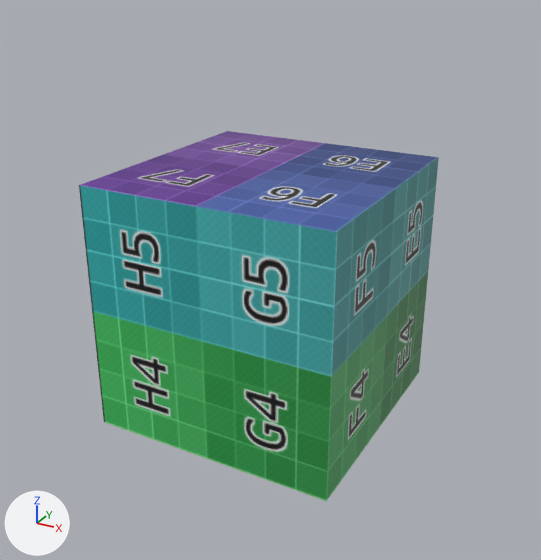
Before and after pictures for a commit that changed the FBX model Resources/Model/moveCube/moveCube.fbx.
Rendered twice from a 50 mm camera at (2.68, -4.86, 2.52) aimed at (-0.03, 0.07, 0.06). Every picture has the same lights, and +X, +Y and +Z are marked at lower left.

In view in the first picture: '立方体'.
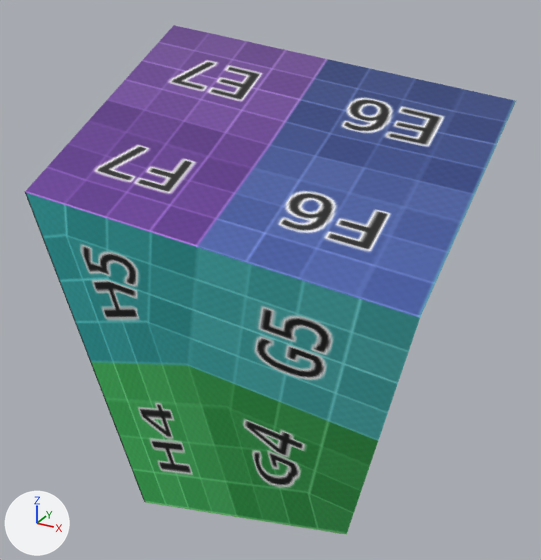
Edits to the scene script, one JSON object a line:
```json
{"block": "me_立方体", "where": "me_立方体.from_pydata(...)  # 8 vertices, 6 faces; spans x -1.0..1.0, y -1.0..1.0, z -1.0..1.0"}
{"block": "me_立方体", "where": "# used by ob_立方体; location = (0.0, 0.0, 0.0)"}
{"block": "me_立方体", "change": "me_立方体 part 1"}
{"op": "set", "path": "me_立方体.vertices[0].co", "old": "(-1.0, -1.0, -1.0)", "new": "(-1.0, -2.13, 0.59)", "note": "pixel (103, 421) -> pixel (144, 502)"}
{"op": "set", "path": "me_立方体.vertices[1].co", "old": "(-1.0, -1.0, 1.0)", "new": "(-1.55, 0.87, 1.0)", "note": "pixel (78, 185) -> pixel (24, 192)"}
{"op": "set", "path": "me_立方体.vertices[2].co", "old": "(-1.0, 1.0, -1.0)", "new": "(-1.0, -1.0, -0.59)"}
{"op": "set", "path": "me_立方体.vertices[3].co", "old": "(-1.0, 1.0, 1.0)", "new": "(-1.55, 1.91, -1.0)", "note": "pixel (227, 131) -> pixel (173, 25)"}
{"op": "set", "path": "me_立方体.vertices[4].co", "old": "(1.0, -1.0, -1.0)", "new": "(1.0, -1.63, 0.59)", "note": "pixel (326, 501) -> pixel (346, 534)"}
{"op": "set", "path": "me_立方体.vertices[5].co", "old": "(1.0, -1.0, 1.0)", "new": "(1.55, 0.56, 1.0)", "note": "pixel (336, 231) -> pixel (420, 317)"}
{"op": "set", "path": "me_立方体.vertices[6].co", "old": "(1.0, 1.0, -1.0)", "new": "(1.0, -0.28, -0.59)", "note": "pixel (419, 372) -> not seen"}
{"op": "set", "path": "me_立方体.vertices[7].co", "old": "(1.0, 1.0, 1.0)", "new": "(1.55, 1.5, -1.0)", "note": "pixel (438, 157) -> pixel (516, 100)"}
{"op": "set", "path": "ob_立方体.rotation_euler", "old": "(0.0, 0.0, 0.0)", "new": "(1.571, 0.0, 0.0)", "note": "degrees (0, 0, 0) -> degrees (90, 0, 0)"}
```

Changed parts and their boxes (x1, y1, x2, y2) in the pictures (541 x 560 px):
```json
{"object": "立方体", "change": "reshaped, turned", "before": [79, 131, 439, 501], "after": [25, 25, 516, 535]}
```
